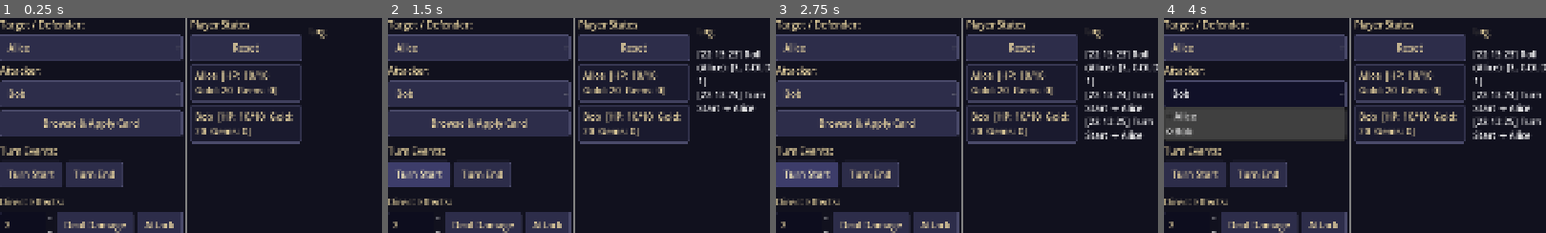
Above: before the commit, frames 1-4 (left to right).
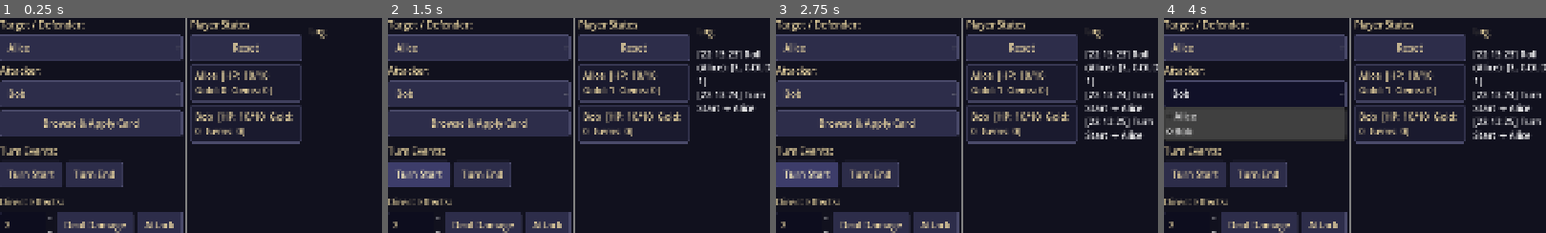
Above: after the commit, the same moments.

Repository: bogus998/KingOfTheHill
Game: Godot game, scene res://scenes/debug/card_sandbox.tscn
Two runs of this game, one before a commit and one after it. Both use one fixed random seed, a clock stepped at 60 frames per second and the inputs below. This scene is started directly instead of the project's main scene.
Inputs:
- Up to frame 1 (0.25 s): no input
- Up to frame 2 (1.5 s): click "Roll" at 0.5 s; click "Turn Start" at 1.25 s
- Up to frame 3 (2.75 s): click "Turn Start" at 2 s
- Up to frame 4 (4 s): click "Alice" at 2.75 s; click "Bob" at 3.5 s
The pictures show only the part of the screen within x 0-50%, y 0-50%; the shares and areas given below are measured in that part.

The runs differ from the first frame. In frame 1, 0.7% of the frame differs, in the area x 51-73%, y 32-56%; in frame 2, 0.7%; in frame 3, 0.7%; in frame 4, 0.7%.

Commit message:
Fix sandbox: start gold/gems at 0 and apply dice rewards on roll
Players now start with 0 gold instead of 20. Rolling dice now runs
ResolutionController.apply_non_claw so GOLD faces grant gold, HEART
faces heal, and number triples grant gems.

Co-Authored-By: Claude Sonnet 4.6 <noreply@anthropic.com>

Diff:
--- a/scripts/debug/card_sandbox_controller.gd
+++ b/scripts/debug/card_sandbox_controller.gd
@@ -36,8 +36,6 @@
 
 func _setup_players() -> void:
 	PlayerManager.setup([{"name": "Alice"}, {"name": "Bob"}])
-	PlayerManager.add_gold(0, 20)
-	PlayerManager.add_gold(1, 20)
 
 
 func _connect_autoload_signals() -> void:
@@ -454,6 +452,8 @@
 	else:
 		for _i in count:
 			faces.append(randi_range(1, 6) as DiceResolver.DieFace)
+	var result := DiceResolver.resolve(faces)
+	ResolutionController.new().apply_non_claw(idx, result)
 	_effect_handler.on_roll_finalized(idx, faces)
 	var face_strs := faces.map(func(f): return FACE_NAMES.get(f, str(f)))
 	_log_line("Roll (%s): [%s]" % [PlayerManager.players[idx].player_name, ", ".join(face_strs)])
